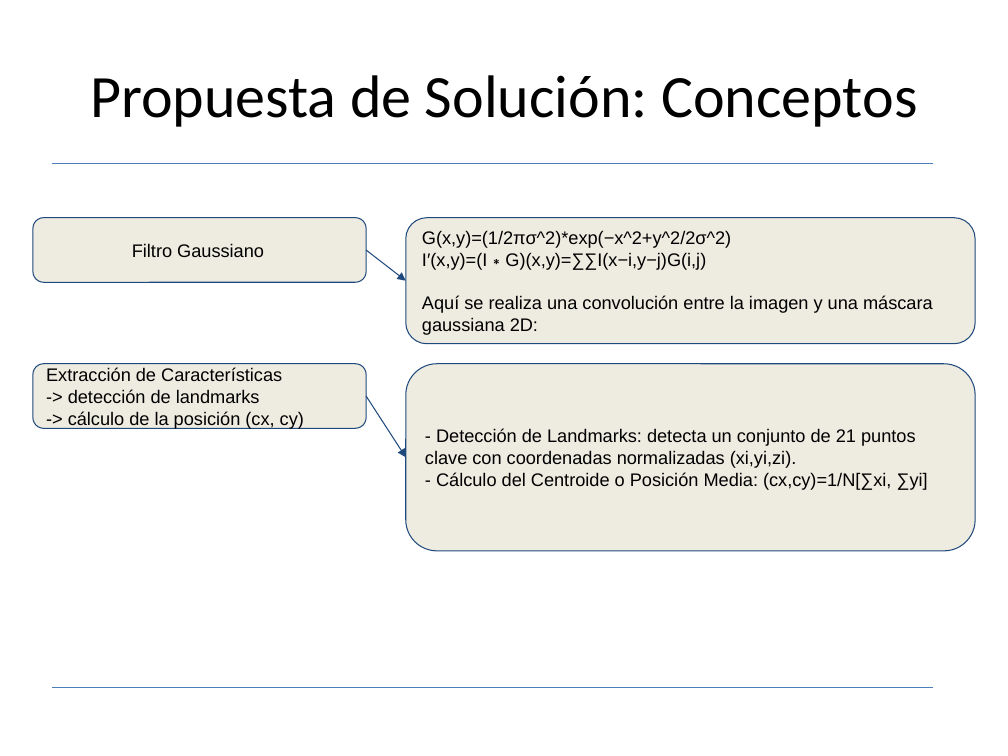
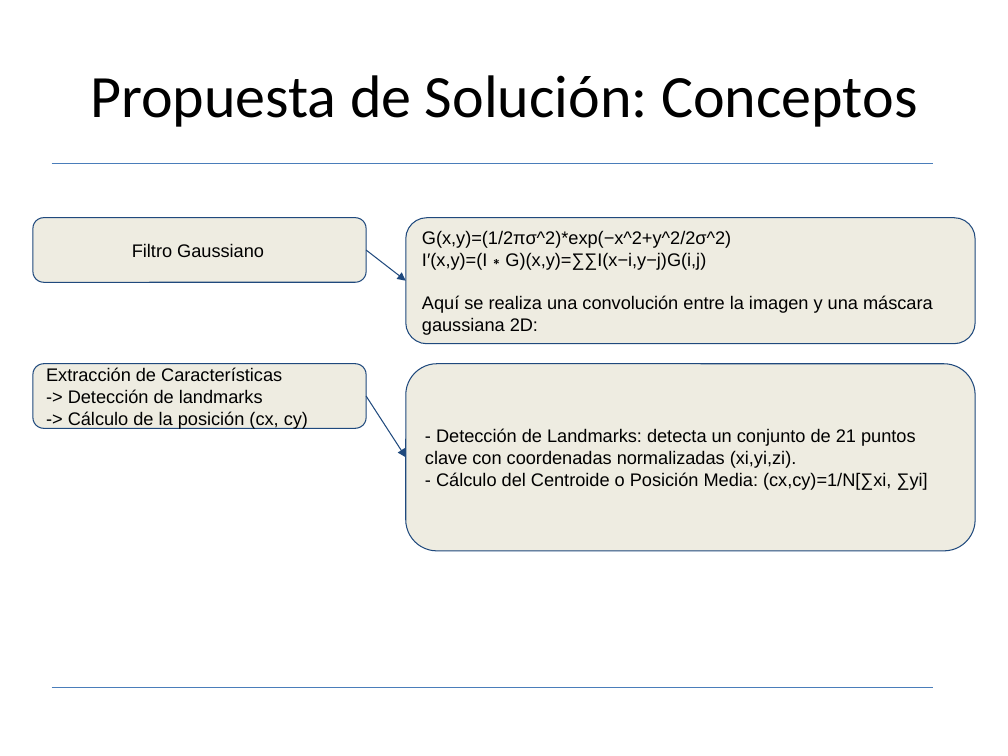
Before and after one commit to GenCabMon/galaxyGuardian, a slide deck: slide 6 of PDI_ExpoJuego.pptx. Drawn at 1008x756 pixels with LibreOffice and Linux fonts; fonts in the diff are those of the drawing. Boxes give left, top, right and bottom in pixels: in the first picture for what was removed or moved away, otherwise in the second. Text is boxed around its words. In the diff, an @@ line names an element or a change of style, - is before the commit and + after.

```diff
--- a/PDI_ExpoJuego.pptx
+++ b/PDI_ExpoJuego.pptx
@@ text in rounded rectangle at <box>68,389,308,429</box>: text changed @@
--> detección de landmarks
--> cálculo de la posición (cx, cy)
+-> Detección de landmarks
+-> Cálculo de la posición (cx, cy)
```
Also in this commit, not shown: 5 other slides changed, 2 other files.
